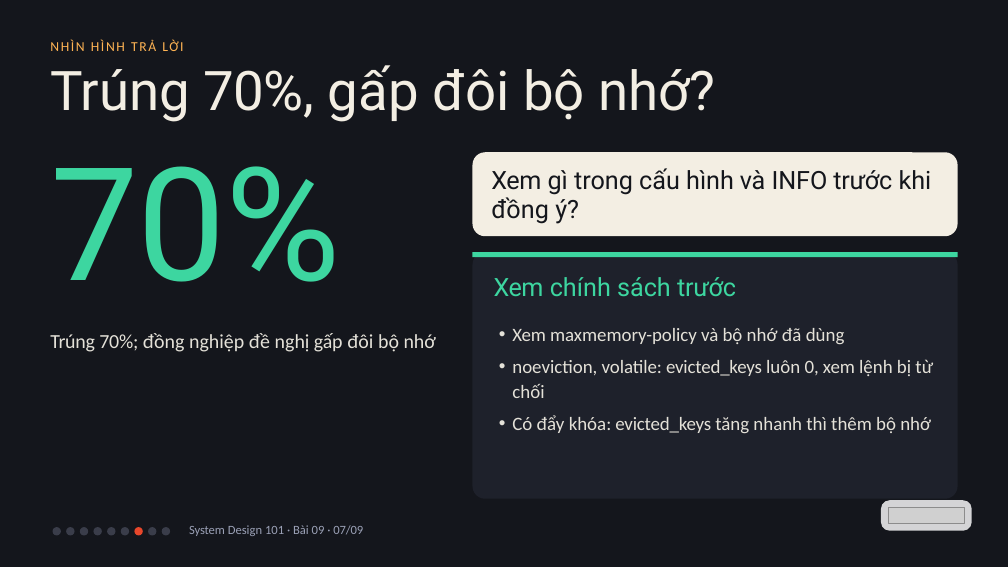
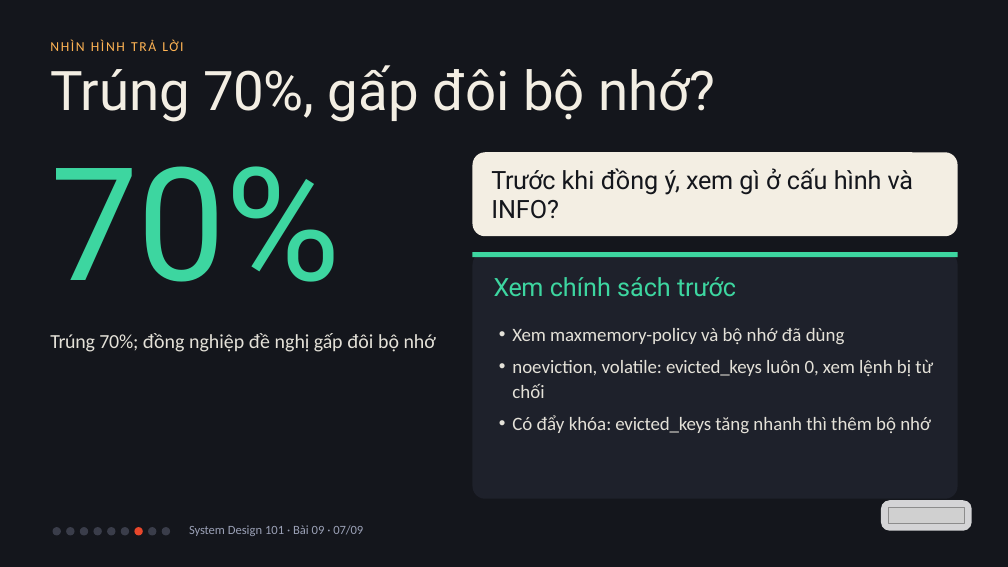
Before and after one commit to vohoailinh90/tool-marketing-studio, a slide deck: slide 7 of system-design-101/vi/lessons/sd-06-009/slides/sd-06-009.pptx. Drawn at 1008x567 pixels with LibreOffice and Linux fonts; fonts in the diff are those of the drawing; grey boxes stand for pictures. Boxes give left, top, right and bottom in pixels: in the first picture for what was removed or moved away, otherwise in the second. Text is boxed around its words. In the diff, an @@ line names an element or a change of style, - is before the commit and + after.

```diff
--- a/system-design-101/vi/lessons/sd-06-009/slides/sd-06-009.pptx
+++ b/system-design-101/vi/lessons/sd-06-009/slides/sd-06-009.pptx
@@ text at bbox=[491, 168, 913, 219]: text changed @@
-Xem gì trong cấu hình và INFO trước khi đồng ý?
+Trước khi đồng ý, xem gì ở cấu hình và INFO?
```
Also in this commit, not shown: 1 other slide changed, 3 other files.
